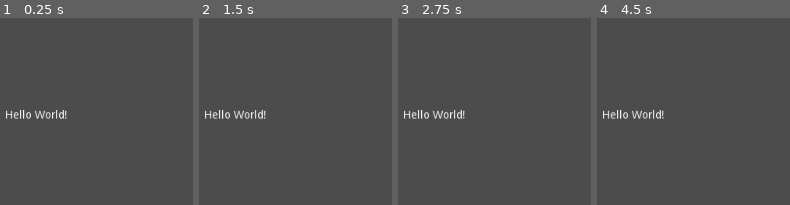
Above: before the commit, frames 1-4 (left to right).
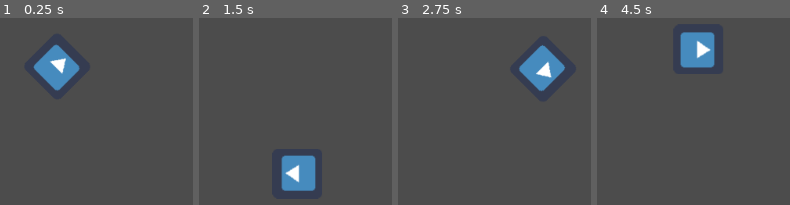
Above: after the commit, the same moments.

Repository: AbhinavRobinson/Godot-Tut-1
Game: Godot game, scene res://Label.tscn
Same seed, same stepped clock (60 frames per second), same inputs: the game is played once before the commit and once after it. The engine's default icon, where the game draws it, is replaced by a stand-in: a white triangle on a blue panel in a dark square.
Inputs (mouse positions are in pixels of both pictures, inside the frame that each line leads up to):
- Up to frame 1 (0.25 s): no input
- Up to frame 2 (1.5 s): move the mouse to (outside the picture) at 0.52 s; move the mouse to (outside the picture) at 1.27 s
- Up to frame 3 (2.75 s): move the mouse to (outside the picture) at 2.02 s
- Up to frame 4 (4.5 s): move the mouse to (outside the picture) at 2.77 s; move the mouse to (outside the picture) at 3.52 s; move the mouse to (outside the picture) at 4.27 s

The runs differ from the first frame. In frame 1, 4.1% of the frame differs, in the area x 3-42%, y 13-55%; in frame 2, 4.1%, in the area x 3-61%, y 49-93%; in frame 3, 4.1%; in frame 4, 4.1%.

Commit message:
(feat): move and rotate object

Diff:
--- /dev/null
+++ b/Label.gd
@@ -0,0 +1,9 @@
+extends Sprite
+
+var ANGULAR_SPEED = PI
+var SPEED = 250.0
+
+func _process(delta):
+	rotation += ANGULAR_SPEED * delta
+	var velocity = Vector2.UP.rotated(rotation) * SPEED
+	position += velocity * delta
--- a/Label.tscn
+++ b/Label.tscn
@@ -1,13 +1,9 @@
-[gd_scene format=2]
+[gd_scene load_steps=3 format=2]
 
-[node name="Label" type="Label"]
-margin_left = 461.0
-margin_top = 291.0
-margin_right = 541.0
-margin_bottom = 305.0
-text = "Hello World!"
-align = 1
-valign = 1
-__meta__ = {
-"_edit_use_anchors_": false
-}
+[ext_resource path="res://icon.png" type="Texture" id=1]
+[ext_resource path="res://Label.gd" type="Script" id=2]
+
+[node name="Sprite" type="Sprite"]
+position = Vector2( 502.856, 290.95 )
+texture = ExtResource( 1 )
+script = ExtResource( 2 )
